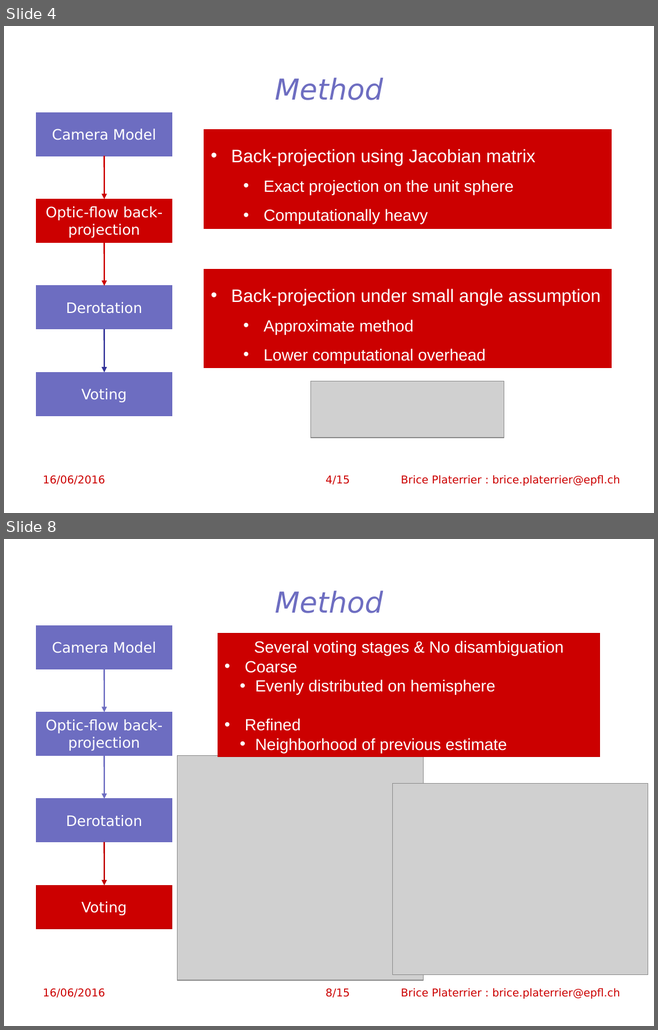
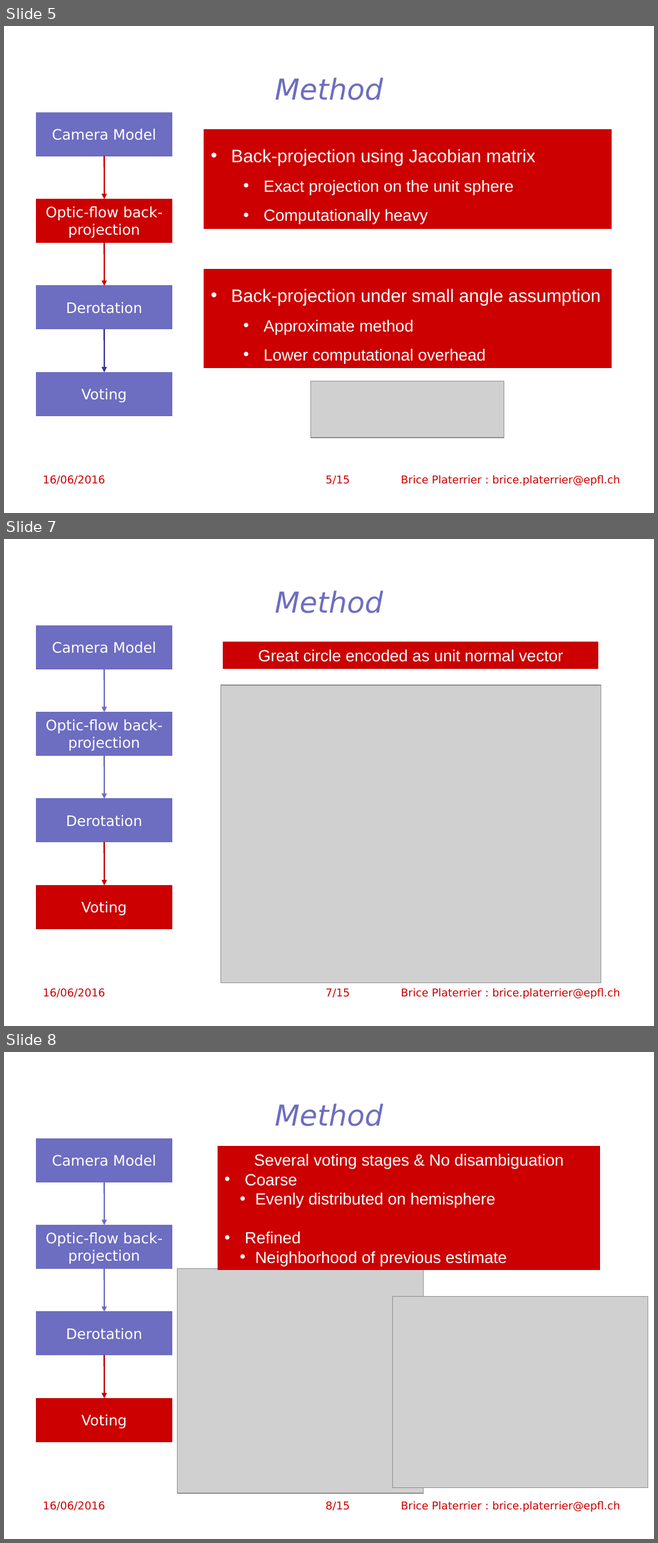
Before and after one commit to lis-epfl/Flow, a slide deck: presentation/lis_final_presentation.ppt. Shown one above the other, each under a label of ours: slides 4 and 8 before the commit, slides 5, 7 and 8 after it; the slides between them are not shown. The pictures are 658x1030 and 658x1543 pixels, drawn with LibreOffice and Linux fonts; fonts in the diff are those of the drawing; grey boxes stand for pictures; background and template pictures are left out. Boxes give left, top, right and bottom in pixels: in the first picture for what was removed or moved away, otherwise in the second. Text is boxed around its words. In the diff, an @@ line names an element or a change of style, - is before the commit and + after.

```diff
--- a/presentation/lis_final_presentation.ppt
+++ b/presentation/lis_final_presentation.ppt
@@ slide 7 added at <box>4,539,654,1026</box>, background #FFFFFF; not listed: 2 template elements that a slide beside it also shows @@
@@ title added at <box>275,591,383,613</box>, 32 pt, text #6D6DC1, italic @@
+Method
@@ rectangle added at <box>36,625,172,669</box>, fill #6D6DC1, outline #6D6DC1 0.99 pt, 16 pt, text #FFFFFF @@
+Camera Model
@@ rectangle added at <box>224,642,598,668</box>, fill #CC0000, outline #C00000 0.74 pt, 18 pt, text #FFFFFF @@
+Great circle encoded as unit normal vector
@@ arrow added from (104, 669) to (104, 712), #6D6DC1 1.5 pt @@
@@ picture added at <box>220,685,600,983</box> @@
@@ rectangle added at <box>36,712,172,756</box>, fill #6D6DC1, outline #6D6DC1 0.99 pt, 16 pt, text #FFFFFF @@
+Optic-flow back-projection
@@ arrow added from (104, 755) to (104, 799), #6D6DC1 1.5 pt @@
@@ rectangle added at <box>36,799,172,842</box>, fill #6D6DC1, outline #6D6DC1 0.99 pt, 16 pt, text #FFFFFF @@
+Derotation
@@ arrow added from (104, 842) to (104, 885), #C00000 1.5 pt @@
@@ rectangle added at <box>36,885,172,929</box>, fill #CC0000, outline #C00000 0.99 pt, 16 pt, text #FFFFFF @@
+Voting
@@ text added at <box>401,988,619,999</box>, 12 pt, text #CC0000 @@
+Brice Platerrier : brice.platerrier@epfl.ch
@@ what was slide 4 is now slide 5 @@
@@ page number at <box>325,475,350,485</box>: text changed @@
-4/15
+5/15
```
Also in this commit, not shown: 6 slides changed, 1 other slide added, 2 other files.
